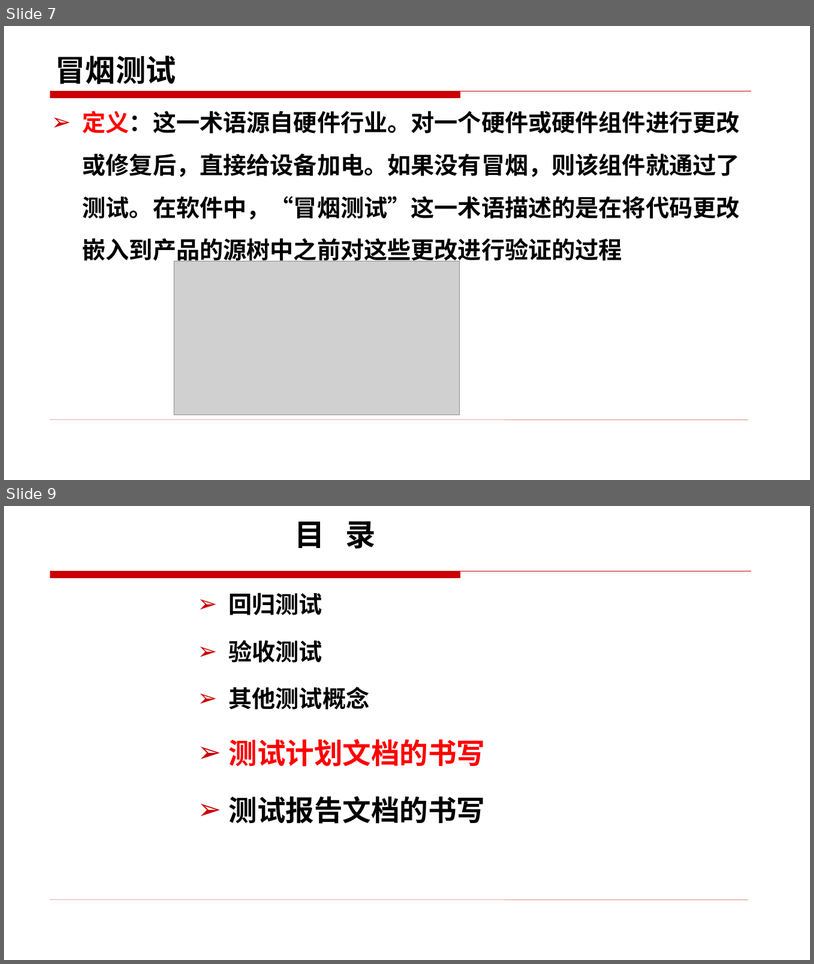
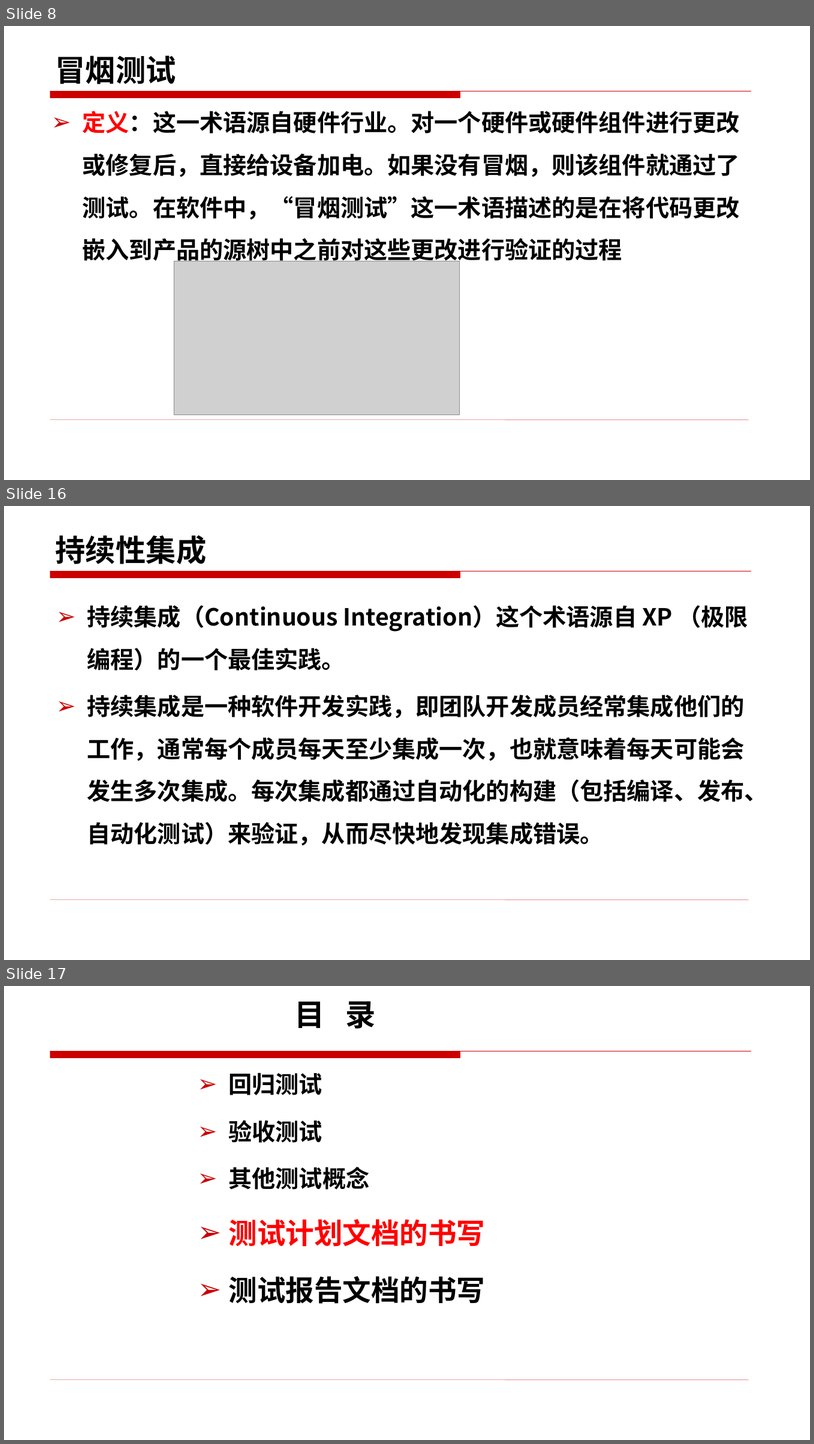
Before and after one commit to edu2act/course-foundation-software-tesing, a slide deck: materials/slides/11.1.pptx. Shown one above the other, each under a label of ours: slides 7 and 9 before the commit, slides 8, 16 and 17 after it; the slides between them are not shown. The pictures are 814x964 and 814x1444 pixels, drawn with LibreOffice and Linux fonts; fonts in the diff are those of the drawing; grey boxes stand for pictures. Boxes give left, top, right and bottom in pixels: in the first picture for what was removed or moved away, otherwise in the second. Text is boxed around its words. In the diff, an @@ line names an element or a change of style, - is before the commit and + after.

Commit message:
白盒测试实践

```diff
--- a/materials/slides/11.1.pptx
+++ b/materials/slides/11.1.pptx
@@ slide 16 added at (4, 506, 810, 960), background #FFFFFF; not listed: 2 template elements that a slide beside it also shows @@
@@ title added at (56, 535, 207, 564), 36 pt, text #000000, bold @@
+持续性集成
@@ text added at (87, 605, 768, 845), 28 pt, text #000000, bold @@
+➢ 持续集成（Continuous Integration）这个术语源自 XP （极限编程）的一个最佳实践。
+➢ 持续集成是一种软件开发实践，即团队开发成员经常集成他们的工作，通常每个成员每天至少集成一次，也就意味着每天可能会发生多次集成。每次集成都通过自动化的构建（包括编译、发布、自动化测试）来验证，从而尽快地发现集成错误。
@@ what was slide 7 is now slide 8 @@
@@ what was slide 9 is now slide 17 @@
```
Also in this commit, not shown: 6 slides changed, 7 other slides added, 2 other files.
